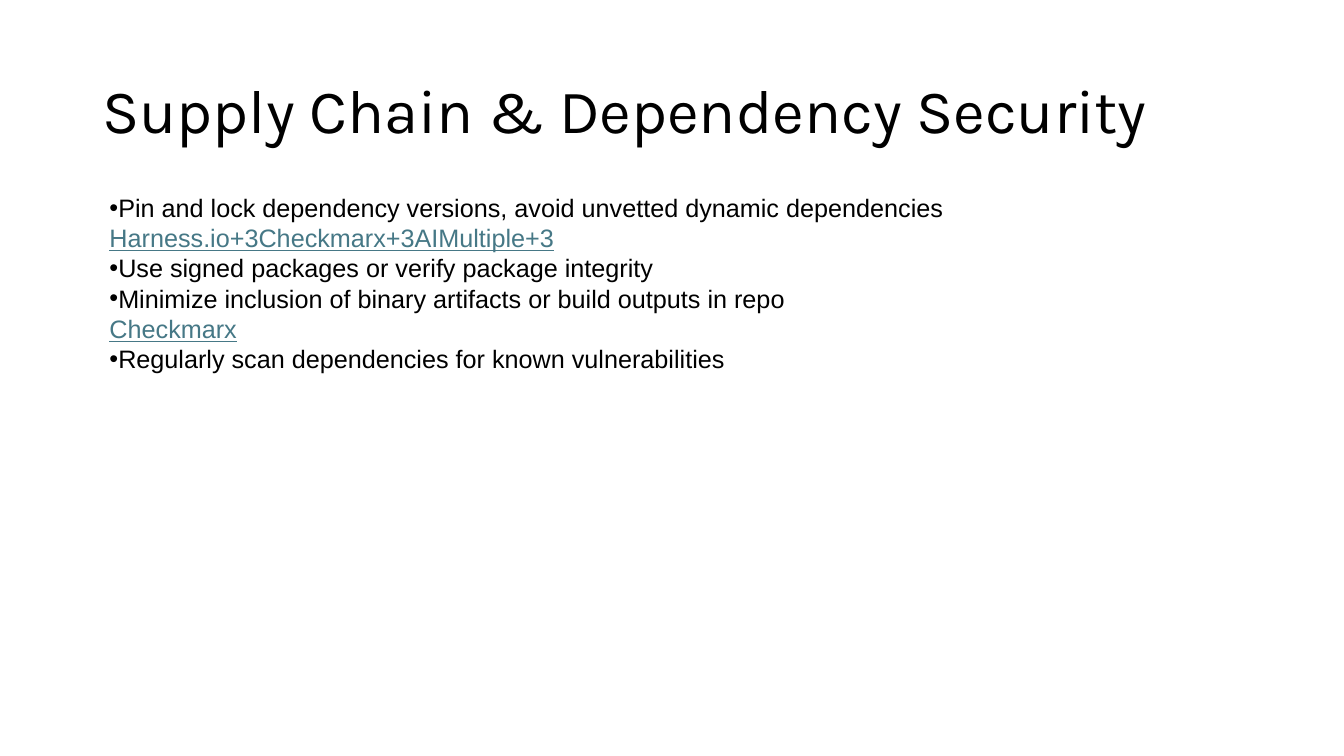
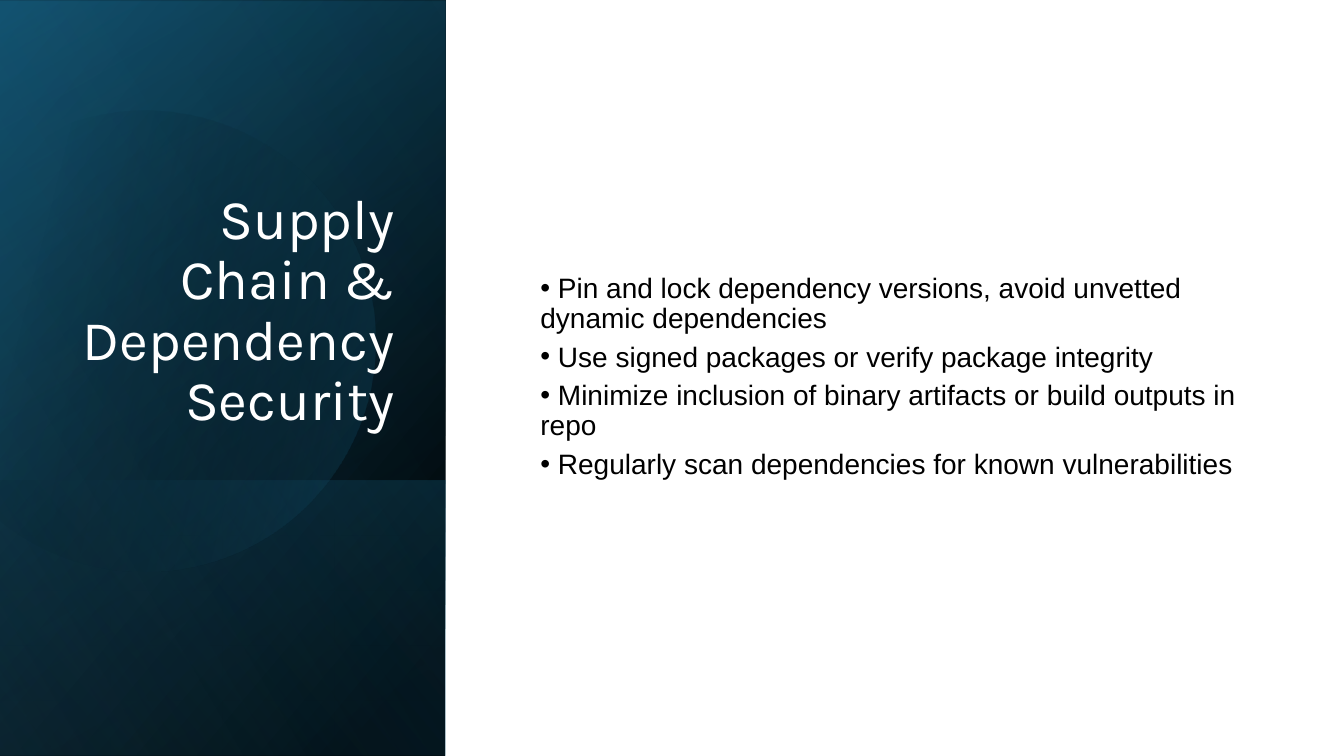
Before and after one commit to jacobwachenbach/csd-380, a slide deck: slide 8 of module-11/Achenbach-module11-csd-380.pptx. Drawn at 1344x756 pixels with LibreOffice and Linux fonts; fonts in the diff are those of the drawing. Boxes give left, top, right and bottom in pixels: in the first picture for what was removed or moved away, otherwise in the second. Text is boxed around its words. In the diff, an @@ line names an element or a change of style, - is before the commit and + after.

```diff
--- a/module-11/Achenbach-module11-csd-380.pptx
+++ b/module-11/Achenbach-module11-csd-380.pptx
@@ rectangle added at <box>0,0,1344,756</box>, fill #FFFFFF @@
@@ rectangle added at <box>0,0,446,756</box>, fill gradient #000000 to #104862 @@
@@ rectangle added at <box>0,1,446,756</box>, fill gradient #000000 to #156082 @@
@@ rectangle added at <box>0,0,446,755</box>, fill gradient #000000 to #46B1E1 @@
@@ freeform shape added at <box>0,56,431,618</box>, fill gradient #000000 to #156082 @@
@@ title "Supply Chain & Dependency Security": place and size @@
-title "Supply Chain & Dependency Security" at <box>102,90,1146,148</box>
+title "Supply Chain & Dependency Security" at <box>83,200,394,434</box>
@@ title "Supply Chain & Dependency Security" at <box>83,200,394,434</box>: size 44 to 40 pt, text colour #000000 to #FFFFFF; alignment left to right; vertical alignment middle to bottom @@
@@ text "Pin and lock dependency versions, ...": place and size @@
-text "Pin and lock dependency versions, ..." at <box>109,198,943,374</box>
+text "Pin and lock dependency versions, ..." at <box>540,277,1235,479</box>
@@ text "Pin and lock dependency versions, ..." at <box>540,277,1235,479</box>: size 18 to 20 pt; line spacing 1 to 0.9; more space between paragraphs @@
@@ text at <box>109,228,553,253</box>: paragraph removed @@
-Harness.io+3Checkmarx+3AIMultiple+3
@@ text at <box>109,319,236,342</box>: paragraph removed @@
-Checkmarx
@@ rectangle added at <box>0,480,446,756</box>, fill gradient #156082 to #000000 @@
```
Also in this commit, not shown: 10 other slides changed.
